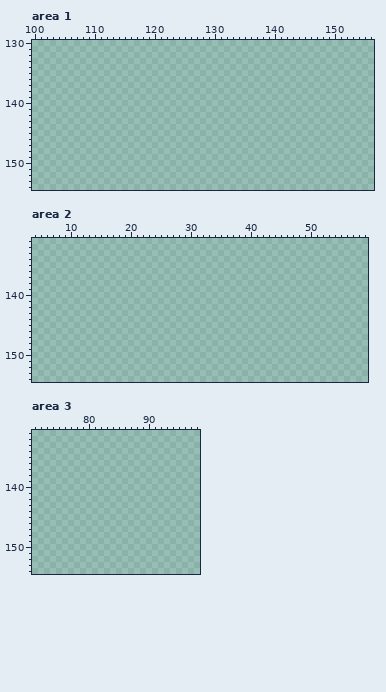
One commit to this pixel-art file: Assets/Resources/Art/Aseptire Source/OR_Weapons.aseprite. Above is the file before it was changed.
320x320 pixels, 1 frame. Colours within 5 levels of each other are drawn and written as one. Shown: area 1: x 100..156, y 130..154; area 2: x 4..59, y 131..154; area 3: x 71..98, y 131..154. The commit also changed other parts of the picture, which this record leaves out.
After:
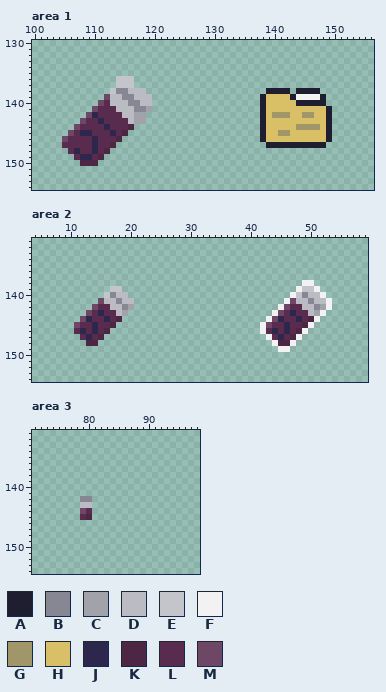
Palette (. is transparent): A #1f1e30  B #878794  C #a2a2aa  D #bbbbc4  E #c4c4cb  F #f2f2f2  G #a1956a  H #d9c066  J #2d264d  K #4d2644  L #592b4e  M #6f4766
What changed:
{"where": "area 1"}
{"y":136,"x":114,"old":"...","new":"EEE"}
{"y":137,"x":114,"old":"...","new":"EEE"}
{"y":138,"x":113,"old":"......","new":"EBBDDD"}
{"y":138,"x":139,"old":"....","new":"AAAA"}
{"y":138,"x":144,"old":"....","new":"AAAA"}
{"y":139,"x":112,"old":"........","new":"MDDBBDDD"}
{"y":139,"x":138,"old":"...........","new":"AHHHHAFFFFA"}
{"y":140,"x":111,"old":".........","new":"MLDDDBBDD"}
{"y":140,"x":138,"old":"...........","new":"AHHHHHAAAAA"}
{"y":141,"x":110,"old":"..........","new":"MLLLDDDBBC"}
{"y":141,"x":138,"old":"............","new":"AHHHHHHHHHHA"}
{"y":142,"x":109,"old":"..........","new":"MJLLLLDDCC"}
{"y":142,"x":138,"old":"............","new":"AHGGGHHGGHHA"}
{"y":143,"x":108,"old":"...........","new":"MLLJLLLLDCC"}
{"y":143,"x":138,"old":"............","new":"AHHHHHHHHHHA"}
{"y":144,"x":107,"old":"..........","new":"MLLLLJLLLK"}
{"y":144,"x":138,"old":"............","new":"AHHHHHGGGGHA"}
{"y":145,"x":106,"old":"..........","new":"MLJJLLLJLK"}
{"y":145,"x":138,"old":"............","new":"AHHGGHHHHHHA"}
{"y":146,"x":105,"old":"..........","new":"MLLLLJLLLK"}
{"y":146,"x":138,"old":"............","new":"AHHHHHHHHHHA"}
{"y":147,"x":105,"old":".........","new":"LLLLLJLLK"}
{"y":147,"x":139,"old":"..........","new":"AAAAAAAAAA"}
{"y":148,"x":106,"old":".......","new":"LJLLJLK"}
{"y":149,"x":107,"old":".....","new":"LJJLK"}
{"y":150,"x":108,"old":"...","new":"KKK"}
{"where": "area 2"}
{"y":138,"x":49,"old":"..","new":"FF"}
{"y":139,"x":17,"old":"..","new":"EE"}
{"y":139,"x":48,"old":"....","new":"FEEF"}
{"y":140,"x":16,"old":"....","new":"EBDD"}
{"y":140,"x":47,"old":"......","new":"FEBDDF"}
{"y":141,"x":15,"old":"......","new":"MDDBDD"}
{"y":141,"x":46,"old":"........","new":"FMDDBDDF"}
{"y":142,"x":14,"old":".......","new":"MLLDDBC"}
{"y":142,"x":45,"old":".........","new":"FMLLDDBCF"}
{"y":143,"x":13,"old":".......","new":"MLJLLDC"}
{"y":143,"x":44,"old":".........","new":"FMLJLLDCF"}
{"y":144,"x":12,"old":".......","new":"MJLLJLK"}
{"y":144,"x":43,"old":".........","new":"FMJLLJLKF"}
{"y":145,"x":11,"old":".......","new":"MLLJLLK"}
{"y":145,"x":42,"old":".........","new":"FMLLJLLKF"}
{"y":146,"x":11,"old":"......","new":"LJLJLK"}
{"y":146,"x":42,"old":"........","new":"FLJLJLKF"}
{"y":147,"x":12,"old":"....","new":"LJLK"}
{"y":147,"x":43,"old":"......","new":"FLJLKF"}
{"y":148,"x":13,"old":"..","new":"KK"}
{"y":148,"x":44,"old":"....","new":"FKKF"}
{"y":149,"x":45,"old":"..","new":"FF"}
{"where": "area 3"}
{"y":142,"x":79,"old":"..","new":"BB"}
{"y":143,"x":79,"old":"..","new":"DD"}
{"y":144,"x":79,"old":"..","new":"ML"}
{"y":145,"x":79,"old":"..","new":"LK"}
